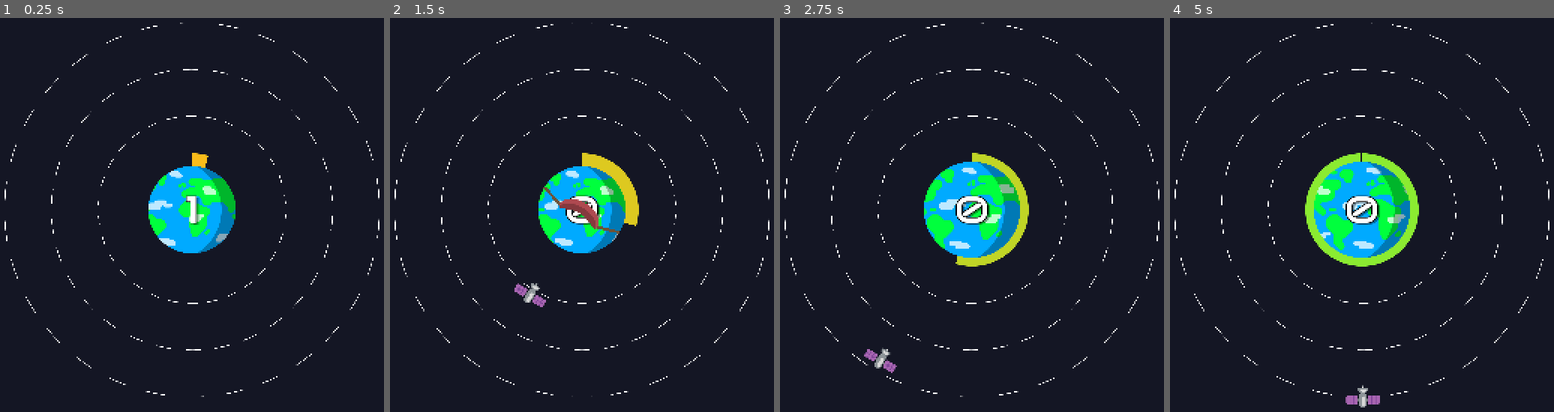
Above: before the commit, frames 1-4 (left to right).
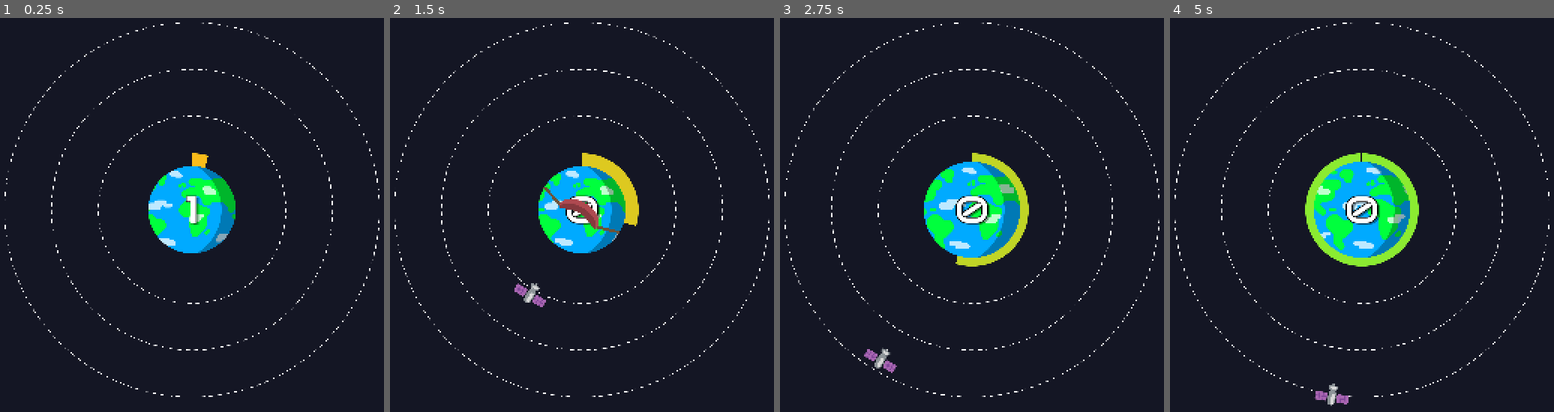
Above: after the commit, the same moments.

Repository: Andreas-R/GmtkJam2025
Game: Godot game, scene res://Scenes/Main.tscn
Same seed, same stepped clock (60 frames per second), same inputs: the game is played once before the commit and once after it.
Inputs (mouse positions are in pixels of both pictures, inside the frame that each line leads up to):
- Up to frame 1 (0.25 s): no input
- Up to frame 2 (1.5 s): drag from (582, 211) to (643, 112) at 0.52 s; drag from (582, 211) to (551, 297) at 1.27 s
- Up to frame 3 (2.75 s): move the mouse to (972, 211) at 2.02 s; click (972, 211) at 2.1 s
- Up to frame 4 (5 s): drag from (1362, 211) to (1181, 144) at 2.77 s; move the mouse to (1542, 278) at 3.52 s; click (1542, 278) at 3.6 s; drag from (1181, 144) to (1362, 211) at 4.27 s

The runs differ from the first frame. In frame 1, 1.0% of the frame differs, in the area x 1-99%, y 1-97%; in frame 2, 1.0%; in frame 3, 1.0%; in frame 4, 1.4%, in the area x 1-99%, y 1-99%.

Commit message:
Extend Orbit Management

Diff:
--- a/gmtkjam2025/Scripts/OrbitManager.gd
+++ b/gmtkjam2025/Scripts/OrbitManager.gd
@@ -24,6 +24,9 @@
 func add_orbit() -> void:
     var new_orbit: Orbit = _orbit_prefab.instantiate()
     new_orbit.radius = orbit_radius_offset + orbit_radius_distance * (_orbits.size())
+    new_orbit.parts = round(new_orbit.radius / 7)
+    new_orbit.clockwise_rotation = (_orbits.size() % 2) == 0
+    new_orbit.rotation_speed_deg = max(16 - _orbits.size() * 2, 1)
     new_orbit.set_collider_width(orbit_radius_distance)
     new_orbit.set_min_satellite_spacing(min_satellite_spacing)
     add_child(new_orbit)
--- a/gmtkjam2025/Scripts/orbit.gd
+++ b/gmtkjam2025/Scripts/orbit.gd
@@ -14,12 +14,12 @@
 
 @export_category("Circle Properties")
 @export var radius: float = 200
-@export_range(1, 200) var parts: int = 30
+@export_range(1, 200) var parts: int = 50
 @export_range(1, 100) var segments: int = 100
 @export_range(1, 100) var line_width: float = 3.0
 @export_group("Rotation")
 @export var clockwise_rotation: bool = true
-@export_range(0, 360) var rotation_speed_deg: int = 10
+@export_range(0, 360) var rotation_speed_deg: float = 20
 @export_group("Colours")
 @export var base_color: Color = Color.WHITE
 @export var hover_color: Color = Color.LIGHT_GRAY # TODO: Not yet in use
